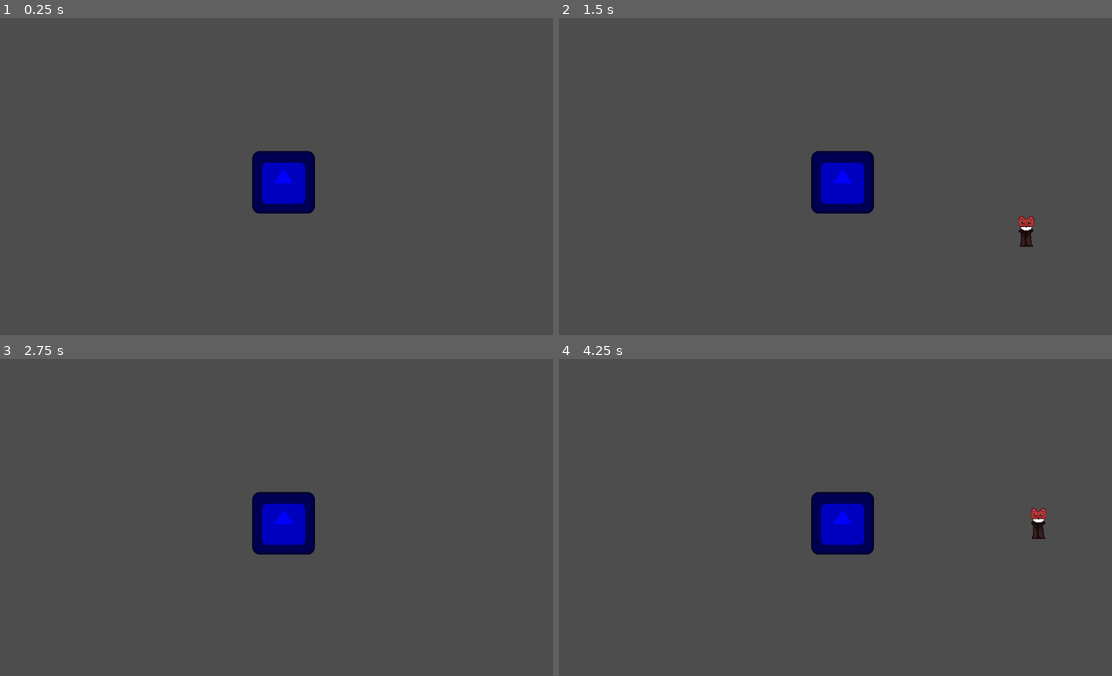
Above: before the commit, frames 1-4 (two rows, left to right).
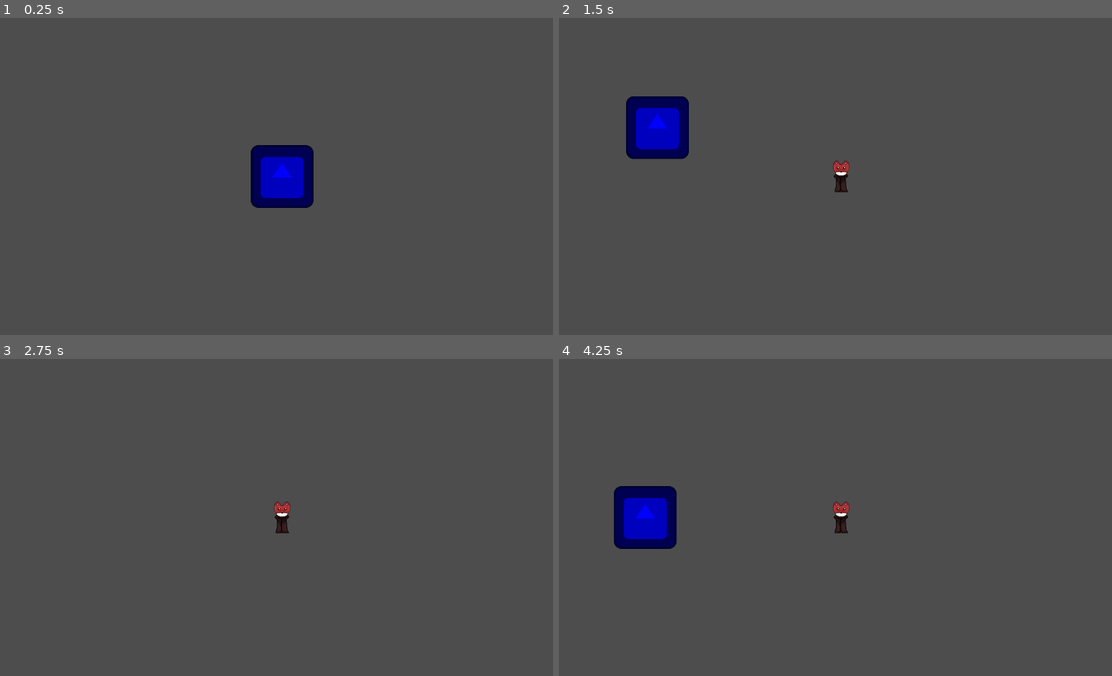
Above: after the commit, the same moments.

Repository: EmmaSchmucker/Chaos-Jam-AM-1
Game: Godot game, scene res://Levels/bird_island.tscn
Same seed, same stepped clock (60 frames per second), same inputs: the game is played once before the commit and once after it. This scene is started directly instead of the project's main scene. The engine's default icon, where the game draws it, is replaced by a stand-in: a white triangle on a blue panel in a dark square.
Inputs:
- Up to frame 1 (0.25 s): no input
- Up to frame 2 (1.5 s): tap Enter at 0.5 s; hold Right (ui_right) 0.53-1.28 s; hold Down (ui_down) from 1.28 s (still down)
- Up to frame 3 (2.75 s): release Down (ui_down) at 2.03 s; hold Right (ui_right) from 2.03 s (still down)
- Up to frame 4 (4.25 s): release Right (ui_right) at 2.78 s; hold Up (ui_up) 2.78-3.53 s; tap Space at 3.5 s; hold Left (ui_left) from 3.53 s (still down)

The runs differ from the first frame. In frame 1, 1.1% of the frame differs, in the area x 45-57%, y 40-62%; in frame 2, 4.7%; in frame 3, 2.2%; in frame 4, 4.7%, in the area x 9-89%, y 40-62%.
Error before the commit: Invalid call. Nonexistent function 'scroll' in base 'Nil'. (res://WalkingScenes/Fox.gd:35)

Commit message:
Need to push for camera changes

Diff:
--- a/the-floating-forest/Levels/bird_island.tscn
+++ b/the-floating-forest/Levels/bird_island.tscn
@@ -31,8 +31,5 @@
 [node name="TileMapLayer" type="TileMapLayer" parent="."]
 tile_set = SubResource("TileSet_ksvpq")
 
-[node name="Camera2D" type="Camera2D" parent="."]
-position = Vector2(579, 328)
-
 [node name="Fox" parent="." instance=ExtResource("2_akhdx")]
 position = Vector2(582, 340)
--- a/the-floating-forest/WalkingScenes/Fox.gd
+++ b/the-floating-forest/WalkingScenes/Fox.gd
@@ -29,7 +29,3 @@
 	# get_vector() is basically shorthand for 2 get_axis() calls. It gets the direction quick and easy
 	velocity = direction * delta * SPEED
 	move_and_slide()
-
-
-func _on_visible_on_screen_notifier_2d_screen_exited() -> void:
-	Camera.scroll(position.x)
--- a/the-floating-forest/WalkingScenes/Fox.tscn
+++ b/the-floating-forest/WalkingScenes/Fox.tscn
@@ -37,4 +37,6 @@
 
 [node name="VisibleOnScreenNotifier2D" type="VisibleOnScreenNotifier2D" parent="."]
 
+[node name="Camera2D" type="Camera2D" parent="."]
+
 [connection signal="screen_exited" from="VisibleOnScreenNotifier2D" to="." method="_on_visible_on_screen_notifier_2d_screen_exited"]
